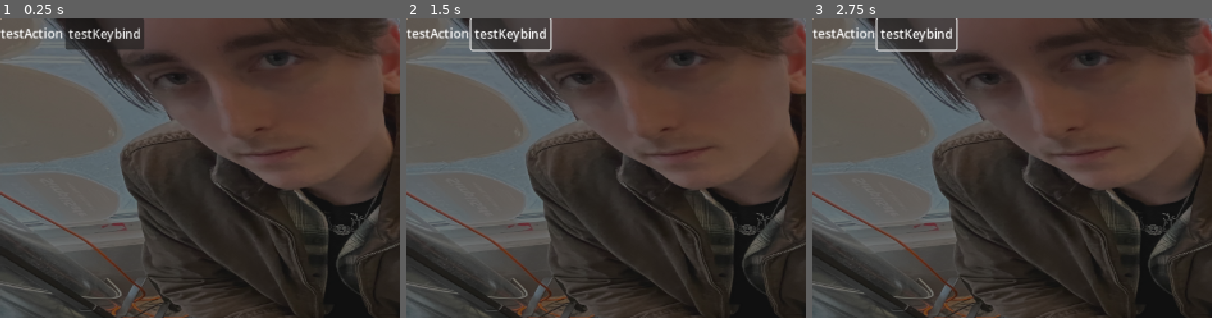
Above: before the commit, frames 1-3 (left to right).
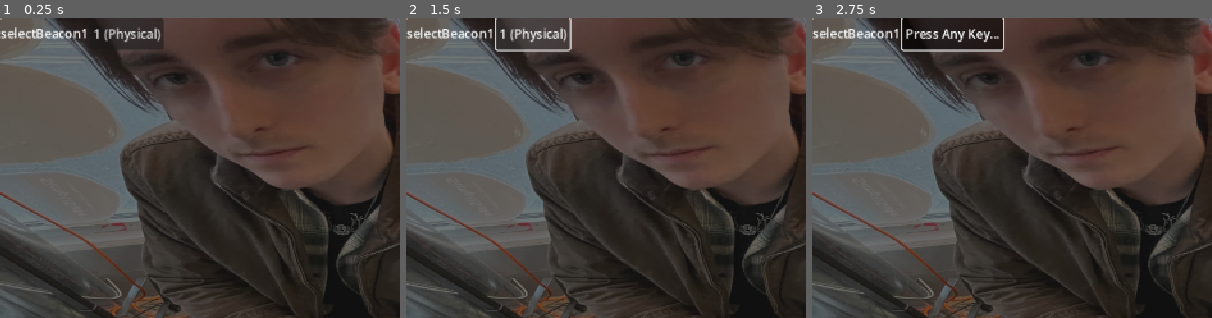
Above: after the commit, the same moments.

Repository: mccajd/Quintessential
Game: Godot game, scene res://Scenes/keybind_menu.tscn
Same seed, same stepped clock (60 frames per second), same inputs: the game is played once before the commit and once after it. This scene is started directly instead of the project's main scene.
Inputs:
- Up to frame 1 (0.25 s): no input
- Up to frame 2 (1.5 s): click "testKeybind" (after the commit: "1 (Physical)") at 0.5 s; click "testKeybind" (after the commit: "Press Any Key...") at 1.25 s
- Up to frame 3 (2.75 s): click "testKeybind" (after the commit: "1 (Physical)") at 2 s
The pictures show only the part of the screen within x 0-50%, y 0-50%; the shares and areas given below are measured in that part.

The runs differ from the first frame. In frame 1, 1.4% of the frame differs, in the area x 0-41%, y 0-11%; in frame 2, 1.3%; in frame 3, 3.3%, in the area x 0-48%, y 0-12%.

Commit message:
Created logic for 'input mapper'

Diff:
--- a/Scenes/input_mapper.tscn
+++ b/Scenes/input_mapper.tscn
@@ -22,4 +22,4 @@
 [node name="Button" type="Button" parent="HBoxContainer"]
 layout_mode = 2
 
-[connection signal="pressed" from="HBoxContainer/Button" to="." method="_on_button_pressed"]
+[connection signal="toggled" from="HBoxContainer/Button" to="." method="_on_button_toggled"]
--- a/Scenes/keybind_menu.tscn
+++ b/Scenes/keybind_menu.tscn
@@ -27,5 +27,4 @@
 
 [node name="InputMapper" parent="TextureRect/PanelContainer/VBoxContainer" instance=ExtResource("2_piyya")]
 layout_mode = 2
-ActionName = "testAction"
-ActionKeybind = "testKeybind"
+ActionName = "selectBeacon1"
--- a/Scripts/input_mapper.gd
+++ b/Scripts/input_mapper.gd
@@ -1,14 +1,36 @@
 extends Control
 
 @export var ActionName: String
-@export var ActionKeybind: String
 
 @onready var actionLabel = $HBoxContainer/Label
 @onready var bindButton = $HBoxContainer/Button
 
+
 func _ready():
+	# Sets the labed of the action
 	actionLabel.text = ActionName
-	bindButton.text = ActionKeybind
 
-func _on_button_pressed() -> void:
-	pass # Replace with function body.
+	# Enabled the bind button to "toggle" mode
+	bindButton.toggle_mode = true
+
+	# Updating Button Test
+	_update_button_text()
+
+
+func _on_button_toggled(toggled_on):
+	set_process_unhandled_input(toggled_on)
+	if toggled_on:
+		bindButton.text = "Press Any Key..."
+	else:
+		_update_button_text()
+
+
+func _unhandled_input(event):
+	if event.pressed:
+		InputMap.action_erase_events(ActionName)
+		InputMap.action_add_event(ActionName, event)
+		bindButton.button_pressed = false
+
+
+func _update_button_text():
+	bindButton.text = InputMap.action_get_events(ActionName)[0].as_text()
